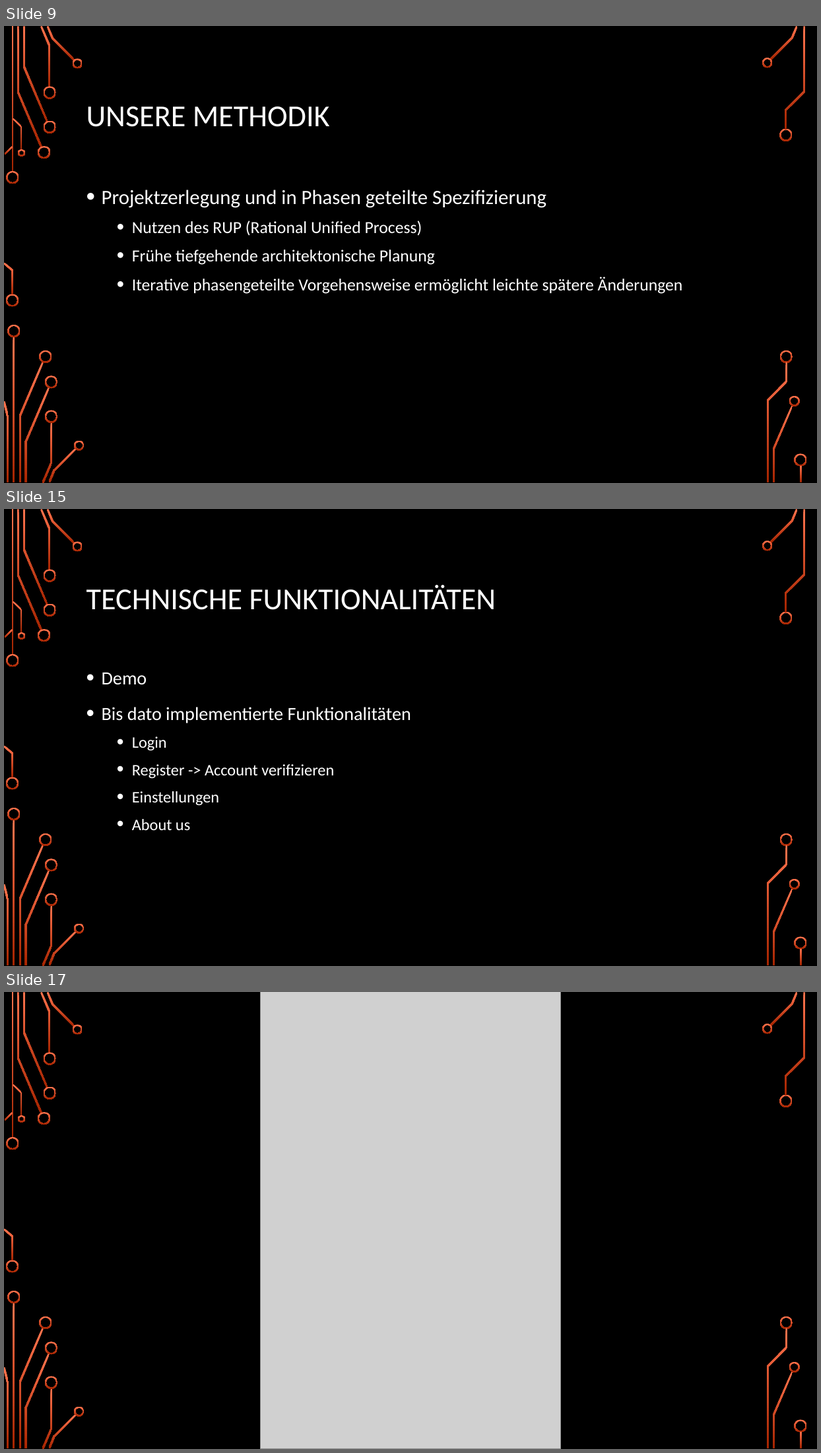
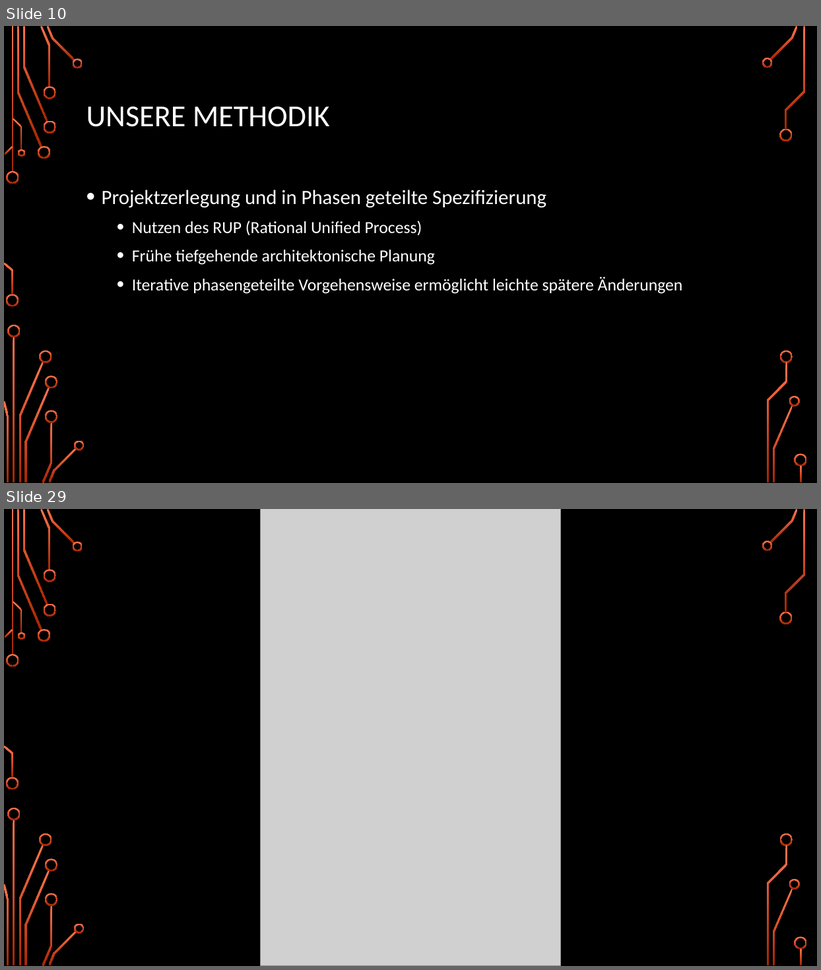
Before and after one commit to DudeStudienarbeitLMAO/TINF15B4-LSMF, a slide deck: docs/Midterm-Presentation/SoftwareEngineering_Präsi.pptx. Shown one above the other, each under a label of ours: slides 9, 15 and 17 before the commit, slides 10 and 29 after it; the slides between them are not shown. The pictures are 821x1453 and 821x970 pixels, drawn with LibreOffice and Linux fonts; fonts in the diff are those of the drawing; grey boxes stand for pictures; background and template pictures are left out. Boxes give left, top, right and bottom in pixels: in the first picture for what was removed or moved away, otherwise in the second. Text is boxed around its words. In the diff, an @@ line names an element or a change of style, - is before the commit and + after.

```diff
--- a/docs/Midterm-Presentation/SoftwareEngineering_Präsi.pptx
+++ b/docs/Midterm-Presentation/SoftwareEngineering_Präsi.pptx
@@ slide 15 removed at <box>4,509,817,966</box>, background picture (left out); not listed: 36 template elements that a slide beside it also shows @@
@@ title removed at <box>86,585,496,610</box> @@
-TECHNISCHE FUNKTIONALITÄTEN
@@ text removed at <box>102,673,411,830</box> @@
-• Demo
-• Bis dato implementierte Funktionalitäten
-  • Login
-  • Register -> Account verifizieren
-  • Einstellungen
-  • About us
@@ what was slide 9 is now slide 10 @@
@@ what was slide 17 is now slide 29 @@
```
Also in this commit, not shown: 7 slides changed, 21 slides added, 8 other slides removed, 2 other files.
